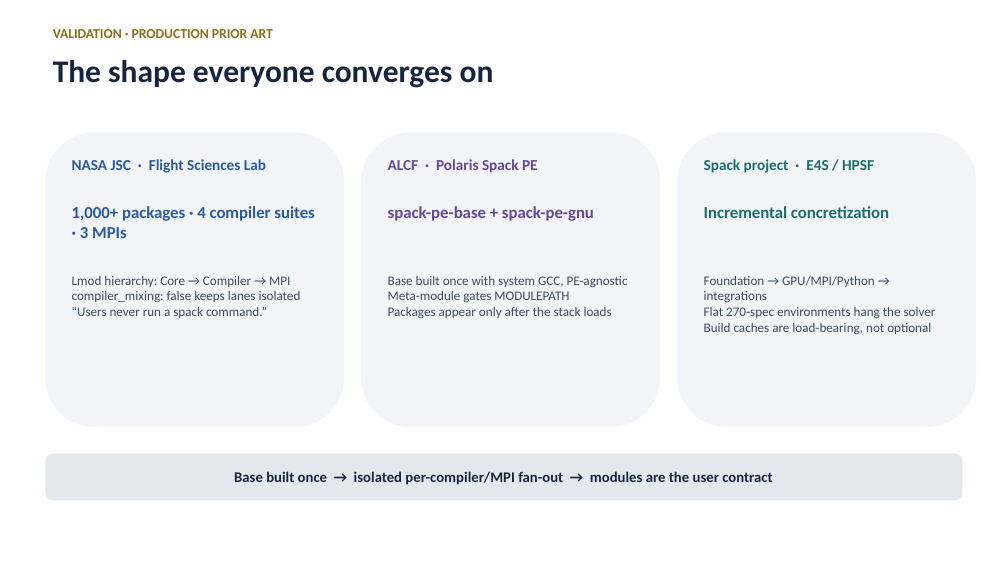
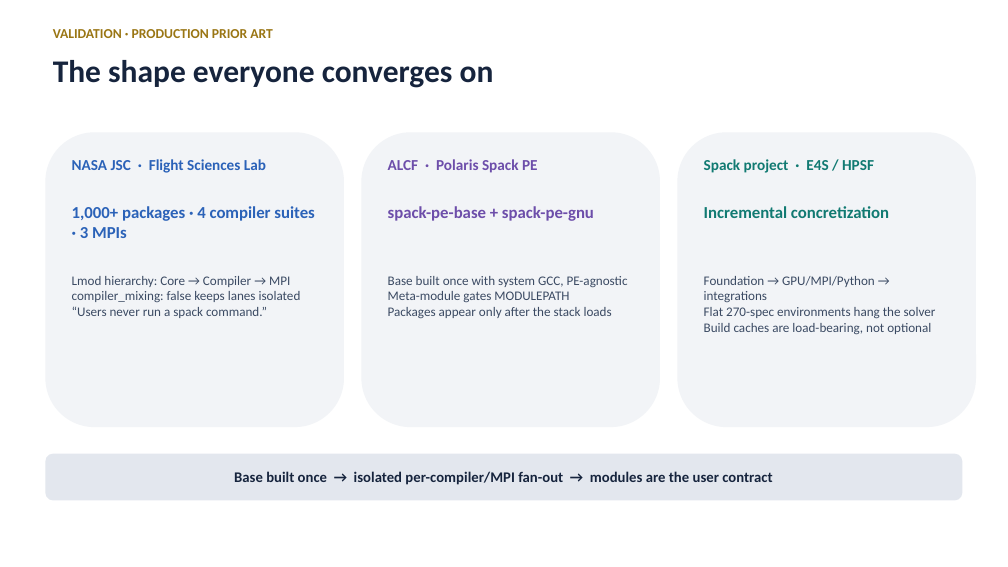
Before and after one commit to ray12514/stack-planning, a slide deck: slide 3 of presentations/cse_lanes_model.pptx. Drawn at 1008x567 pixels with LibreOffice and Linux fonts; fonts in the diff are those of the drawing. Boxes give left, top, right and bottom in pixels: in the first picture for what was removed or moved away, otherwise in the second. Text is boxed around its words. In the diff, an @@ line names an element or a change of style, - is before the commit and + after.

```diff
--- a/presentations/cse_lanes_model.pptx
+++ b/presentations/cse_lanes_model.pptx
@@ text "NASA JSC · Flight Sciences ..." at <box>72,159,266,173</box>: text colour #2C5AA0 to #2B62B8 @@
@@ text "ALCF · Polaris Spack PE" at <box>388,159,538,173</box>: text colour #634A94 to #6D4EAA @@
@@ text "1,000+ packages · 4 compiler ..." at <box>72,206,314,238</box>: text colour #2C5AA0 to #2B62B8 @@
@@ text "spack-pe-base + spack-pe-gnu" at <box>388,206,594,221</box>: text colour #634A94 to #6D4EAA @@
```
Also in this commit, not shown: 13 other slides changed, 3 other files.
